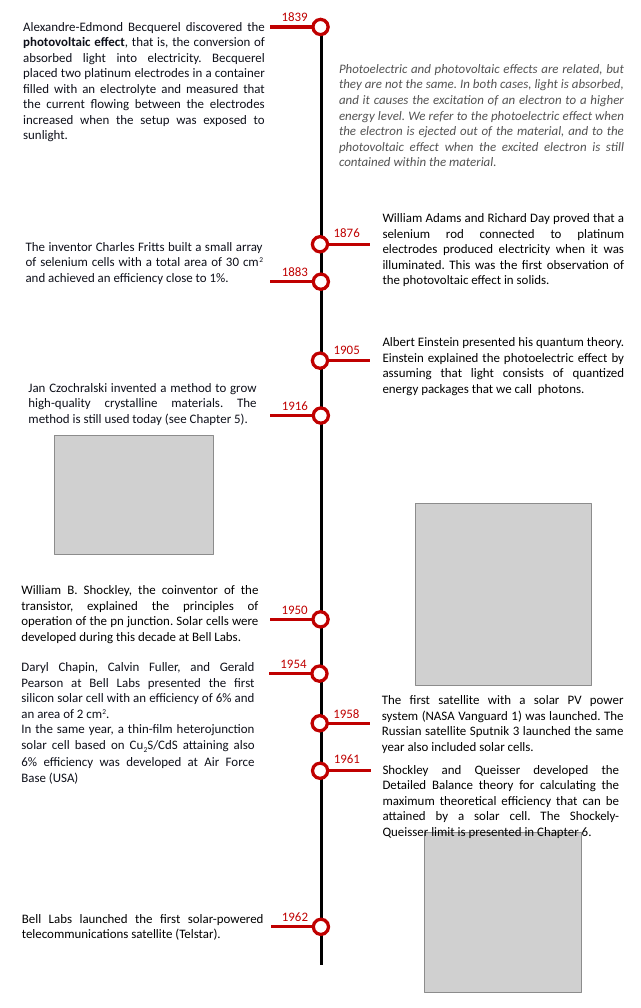
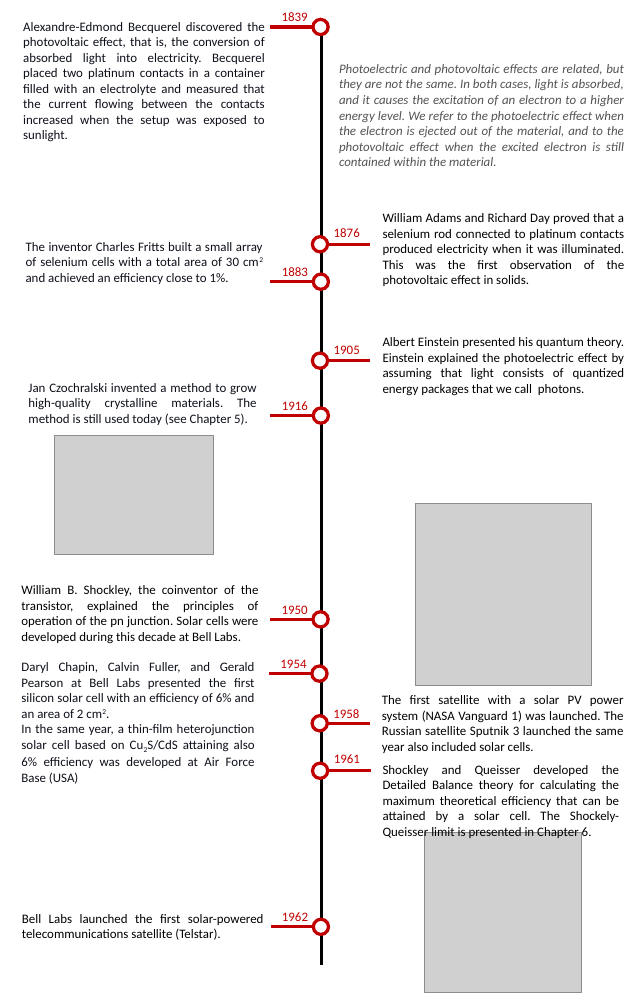
Before and after one commit to martavp/pv-textbook, a slide deck: slide 1 of Figures/Chapter_01/drawings/Fig_PV_history.pptx. Drawn at 641x1008 pixels with LibreOffice and Linux fonts; fonts in the diff are those of the drawing; grey boxes stand for pictures. Boxes give left, top, right and bottom in pixels: in the first picture for what was removed or moved away, otherwise in the second. Text is boxed around its words. In the diff, an @@ line names an element or a change of style, - is before the commit and + after.

```diff
--- a/Figures/Chapter_01/drawings/Fig_PV_history.pptx
+++ b/Figures/Chapter_01/drawings/Fig_PV_history.pptx
@@ text at (23,22,265,142): text changed @@
-Alexandre-Edmond Becquerel discovered the photovoltaic effect, that is, the conversion of absorbed light into electricity. Becquerel placed two platinum electrodes in a container filled with an electrolyte and measured that the current flowing between the electrodes increased when the setup was exposed to sunlight.
+Alexandre-Edmond Becquerel discovered the photovoltaic effect, that is, the conversion of absorbed light into electricity. Becquerel placed two platinum contacts in a container filled with an electrolyte and measured that the current flowing between the contacts increased when the setup was exposed to sunlight.
@@ text at (383,213,625,286): text changed @@
-William Adams and Richard Day proved that a selenium rod connected to platinum electrodes produced electricity when it was illuminated. This was the first observation of the photovoltaic effect in solids.
+William Adams and Richard Day proved that a selenium rod connected to platinum contacts produced electricity when it was illuminated. This was the first observation of the photovoltaic effect in solids.
```
Also in this commit, not shown: 1 other file.
